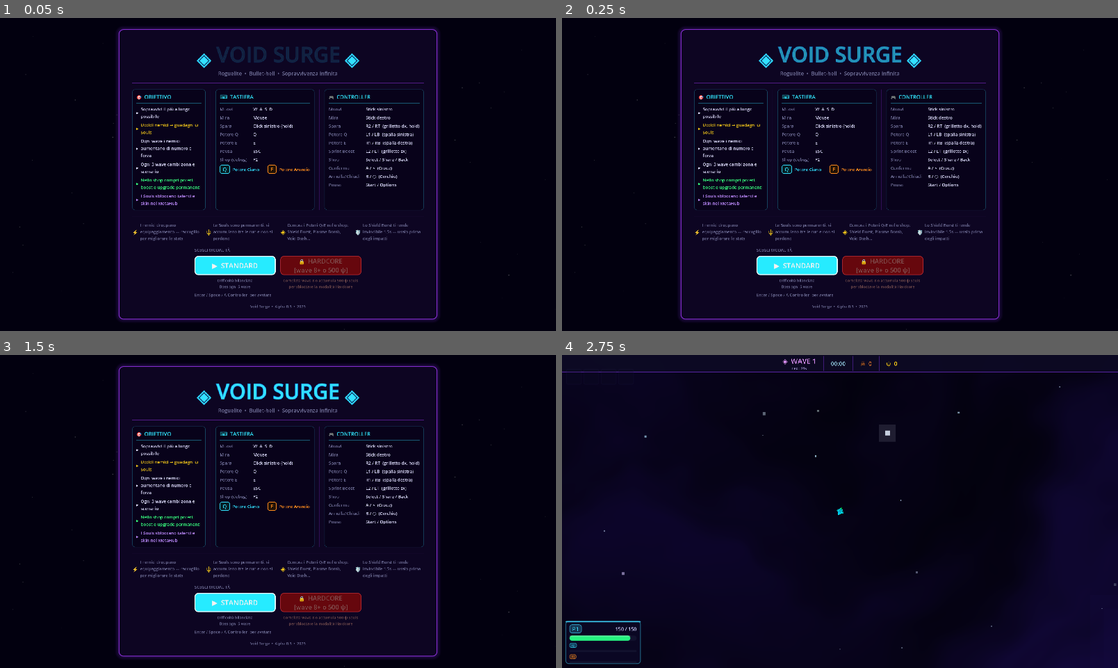
Above: before the commit, frames 1-4 (two rows, left to right).
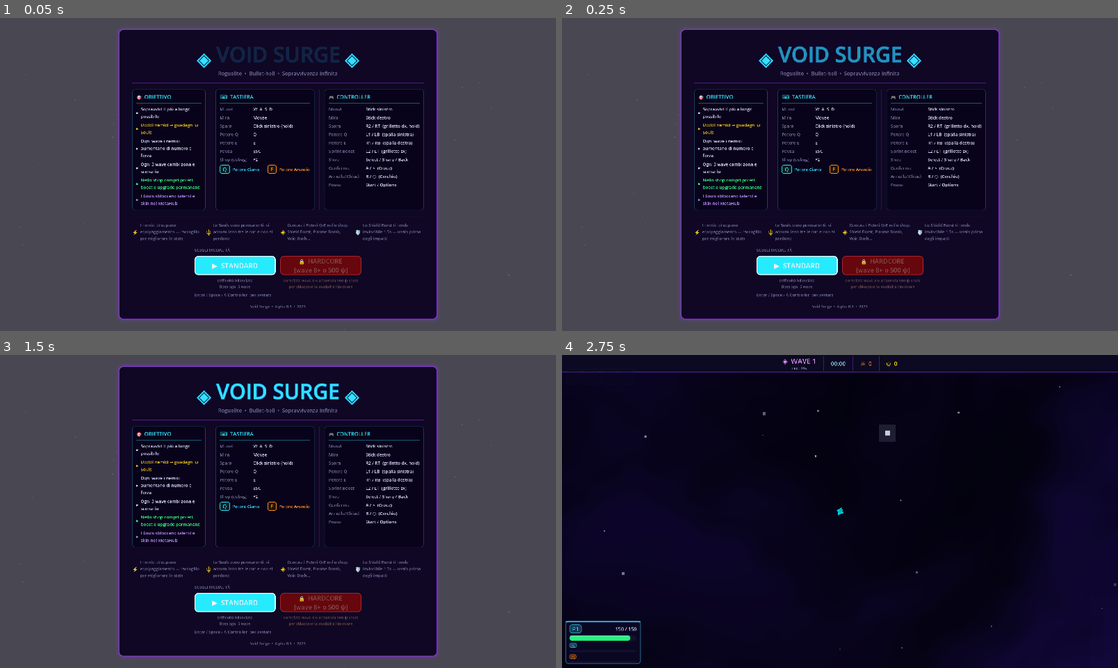
Above: after the commit, the same moments.

Repository: ShowMaster32/void-surge
Game: Godot game, scene res://scenes/main.tscn
Two runs of this game, one before a commit and one after it. Both use one fixed random seed, a clock stepped at 60 frames per second and the inputs below.
Inputs:
- Up to frame 1 (0.05 s): no input
- Up to frame 2 (0.25 s): no input
- Up to frame 3 (1.5 s): click "INIZIA PARTITA" at 0.5 s; click "INIZIA PARTITA" at 1.25 s
- Up to frame 4 (2.75 s): click "▶ STANDARD" at 2 s

The runs differ from the first frame. In frame 1, 47% of the frame differs, in the area x 0-100%, y 0-100%; in frame 2, 47%; in frame 3, 47%; in frame 4, nothing differs.

Commit message:
Fine prima parte

Diff:
--- a/scripts/enemies/boss.gd
+++ b/scripts/enemies/boss.gd
@@ -177,12 +177,7 @@
 
 	phase_changed.emit(2)
 
-	# Screen shake sul giocatore più vicino
-	for player in get_tree().get_nodes_in_group("players"):
-		var cam := player.get_node_or_null("Camera2D") as Camera2D
-		if cam and is_instance_valid(VFX):
-			VFX.screen_shake(cam, 12.0, 0.55)
-		break
+	CameraShake.heavy()
 
 	# Notifica
 	var notifier := get_tree().get_first_node_in_group("milestone_notifier")
@@ -244,10 +239,7 @@
 		if dist < 220.0:
 			if player.has_method("take_damage"):
 				player.take_damage(damage * 1.3)
-		# Screen shake per ogni giocatore colpito
-		var cam := player.get_node_or_null("Camera2D") as Camera2D
-		if cam and is_instance_valid(VFX):
-			VFX.screen_shake(cam, 9.0, 0.35)
+	CameraShake.medium()
 
 	# Burst VFX sulla posizione del boss
 	if is_instance_valid(VFX):
--- a/scripts/enemies/enemy.gd
+++ b/scripts/enemies/enemy.gd
@@ -24,6 +24,9 @@
 var is_dead: bool  = false
 var base_color: Color            # cached so hit-flash can restore correctly
 var _attack_timer: float = 0.0  # countdown to next allowed attack
+
+## Variante del nemico: "", "speeder", "tank", "bomber"
+var variant: String = ""
 
 # ── internal ──────────────────────────────────────────────────────────────────
 # Rilevamento automatico: cerca il primo Sprite2D / AnimatedSprite2D figlio
@@ -173,6 +176,49 @@
 		sprite.modulate = base_color
 
 
+func set_variant(v: String) -> void:
+	## Applica modificatori di variante. Chiamare DOPO _ready().
+	variant = v
+	match v:
+		"speeder":
+			move_speed   *= 2.2
+			max_health   *= 0.45
+			health        = max_health
+			xp_value      = int(xp_value * 1.5)
+			attack_cooldown *= 0.6
+			if sprite != null:
+				sprite.scale   *= Vector2(0.65, 0.65)
+			base_color = base_color.lerp(Color(0.2, 1.0, 0.8), 0.55)
+			if sprite != null:
+				sprite.modulate = base_color
+
+		"tank":
+			move_speed   *= 0.38
+			max_health   *= 3.2
+			health        = max_health
+			damage        *= 1.6
+			soul_value    *= 3
+			xp_value      = int(xp_value * 2.5)
+			if sprite != null:
+				sprite.scale   *= Vector2(1.7, 1.7)
+			base_color = base_color.lerp(Color(0.6, 0.1, 0.1), 0.60)
+			if sprite != null:
+				sprite.modulate = base_color
+			# Collision più grande
+			if collision != null and collision.shape is CircleShape2D:
+				(collision.shape as CircleShape2D).radius *= 1.6
+
+		"bomber":
+			max_health   *= 1.15
+			health        = max_health
+			move_speed   *= 1.1
+			soul_value    *= 2
+			# Colore arancio/rosso acceso
+			base_color = base_color.lerp(Color(1.0, 0.4, 0.05), 0.70)
+			if sprite != null:
+				sprite.modulate = base_color
+
+
 # ══════════════════════════════════════════════
 #  Damage / death
 # ══════════════════════════════════════════════
@@ -233,9 +279,31 @@
 	if collision != null:
 		collision.set_deferred("disabled", true)
 
+	# Bomber: esplode all'impatto danneggiando i player vicini
+	if variant == "bomber":
+		_bomber_explosion()
+
 	emit_signal("died", self)
 	_try_drop_equipment()
 	queue_free()
+
+
+func _bomber_explosion() -> void:
+	const BOMB_RADIUS := 160.0
+	const BOMB_DMG    := 22.0
+	CameraShake.medium()
+	for player in get_tree().get_nodes_in_group("players"):
+		if not is_instance_valid(player):
+			continue
+		if global_position.distance_to(player.global_position) <= BOMB_RADIUS:
+			if player.has_method("take_damage"):
+				player.take_damage(BOMB_DMG)
+	# VFX esplosione grande
+	var vfx_node: Node = get_node_or_null("/root/VFX")
+	if vfx_node != null and vfx_node.has_method("spawn_death_effect"):
+		vfx_node.spawn_death_effect(global_position, Color(1.0, 0.4, 0.05))
+		vfx_node.spawn_death_effect(global_position + Vector2(20, 0),  Color(1.0, 0.6, 0.0))
+		vfx_node.spawn_death_effect(global_position + Vector2(-20, 0), Color(1.0, 0.2, 0.0))
 
 
 # ── drop equipaggiamento ──────────────────────────────────────────────────────
--- a/scripts/systems/enemy_spawner.gd
+++ b/scripts/systems/enemy_spawner.gd
@@ -287,6 +287,27 @@
 	active_enemies.append(enemy)
 	add_child(enemy)
 
+	# Applica variante DOPO add_child (il visual è già pronto)
+	var v := _pick_variant()
+	if v != "":
+		enemy.set_variant(v)
+
+
+func _pick_variant() -> String:
+	## Probabilità crescenti con le wave. Wave 1-4: solo normali.
+	if current_wave < 5:
+		return ""
+	var r := randf()
+	# Da wave 5 in poi: ~10% speeder, ~5% tank, ~5% bomber (aumentano con le wave)
+	var wave_bonus: float = clampf((current_wave - 4) * 0.008, 0.0, 0.20)
+	if r < 0.10 + wave_bonus:
+		return "speeder"
+	if r < 0.15 + wave_bonus * 1.5:
+		return "tank"
+	if r < 0.20 + wave_bonus * 2.0:
+		return "bomber"
+	return ""
+
 
 func _get_spawn_position() -> Vector2:
 	var players := get_tree().get_nodes_in_group("players")
--- a/scripts/ui/start_screen.gd
+++ b/scripts/ui/start_screen.gd
@@ -92,11 +92,14 @@
 # ══════════════════════════════════════════════
 
 func _build_ui() -> void:
-	# Sfondo scuro
+	# ── Nebula animata in background ─────────────────────────────────────────
+	_add_nebula_background()
+
+	# Sfondo scuro semi-trasparente sopra la nebula
 	var bg := ColorRect.new()
 	bg.set_anchors_preset(Control.PRESET_FULL_RECT)
-	bg.color        = C_BG
-	bg.mouse_filter = Control.MOUSE_FILTER_STOP
+	bg.color        = Color(0.01, 0.00, 0.06, 0.72)
+	bg.mouse_filter = Control.MOUSE_FILTER_IGNORE
 	add_child(bg)
 	_add_stars(bg)
 
@@ -430,6 +433,62 @@
 	parent.add_child(r)
 
 
+func _add_nebula_background() -> void:
+	var nebula := ColorRect.new()
+	nebula.set_anchors_preset(Control.PRESET_FULL_RECT)
+	nebula.mouse_filter = Control.MOUSE_FILTER_IGNORE
+	add_child(nebula)
+
+	var shader := Shader.new()
+	shader.code = """
+shader_type canvas_item;
+uniform float time_scale : hint_range(0.0, 1.0) = 0.012;
+uniform vec4  col_a : source_color = vec4(0.10, 0.02, 0.35, 1.0);
+uniform vec4  col_b : source_color = vec4(0.30, 0.05, 0.70, 1.0);
+uniform vec4  col_c : source_color = vec4(0.02, 0.05, 0.20, 1.0);
+
+float hash(vec2 p) {
+	return fract(sin(dot(p, vec2(127.1, 311.7))) * 43758.5453);
+}
+
+float noise(vec2 p) {
+	vec2 i = floor(p);
+	vec2 f = fract(p);
+	f = f * f * (3.0 - 2.0 * f);
+	float a = hash(i);
+	float b = hash(i + vec2(1.0, 0.0));
+	float c = hash(i + vec2(0.0, 1.0));
+	float d = hash(i + vec2(1.0, 1.0));
+	return mix(mix(a, b, f.x), mix(c, d, f.x), f.y);
+}
+
+float fbm(vec2 p) {
+	float v = 0.0;
+	float a = 0.5;
+	for (int i = 0; i < 5; i++) {
+		v += a * noise(p);
+		p  = p * 2.1 + vec2(1.7, 9.2);
+		a *= 0.5;
+	}
+	return v;
+}
+
+void fragment() {
+	vec2 uv  = UV * 2.8;
+	float t  = TIME * time_scale;
+	vec2 q   = vec2(fbm(uv + t), fbm(uv + vec2(1.3, 4.1) + t * 0.9));
+	float c1 = fbm(uv + q * 1.5 + t * 0.5);
+	float c2 = fbm(uv + q       + vec2(t * 0.3, 0.0));
+	float cl: float = smoothstep(0.38, 0.75, c1 * 0.6 + c2 * 0.4);
+	vec3  rgb = mix(col_c.rgb, mix(col_a.rgb, col_b.rgb, cl), cl * 0.9);
+	COLOR = vec4(rgb, 1.0);
+}
+"""
+	var mat := ShaderMaterial.new()
+	mat.shader = shader
+	nebula.material = mat
+
+
 func _add_stars(parent: Control) -> void:
 	var rng := RandomNumberGenerator.new()
 	rng.seed = 42
